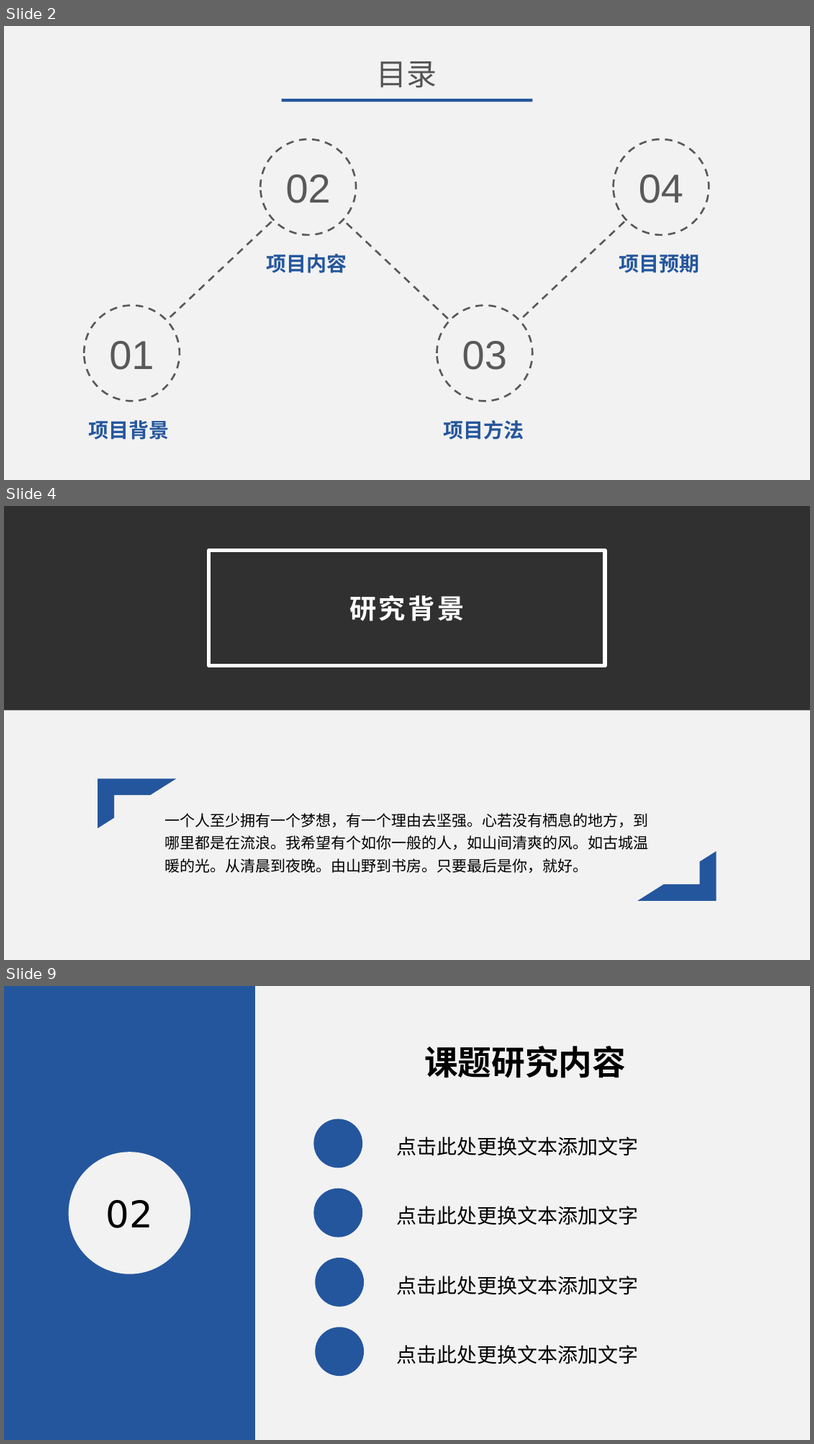
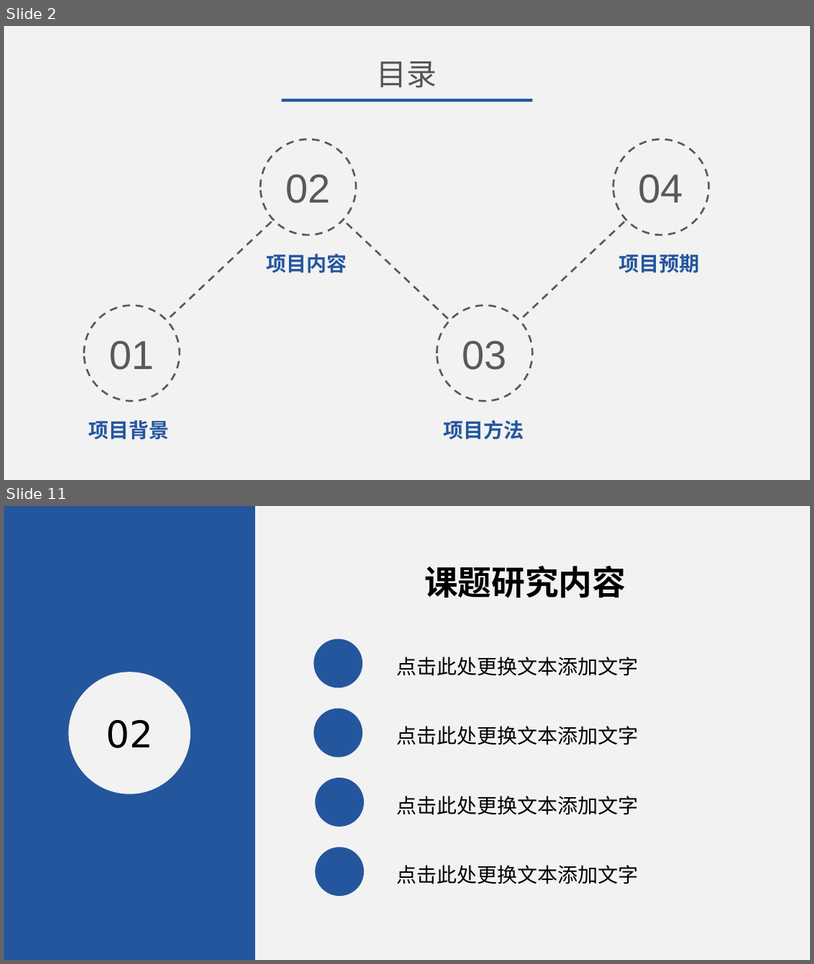
Before and after one commit to 25th-engineer/DaChuangFiles, a slide deck: 大创申报答辩.pptx. Shown one above the other, each under a label of ours: slides 2, 4 and 9 before the commit, slides 2 and 11 after it; the slides between them are not shown. The pictures are 814x1444 and 814x964 pixels, drawn with LibreOffice and Linux fonts; fonts in the diff are those of the drawing; grey boxes stand for pictures. Boxes give left, top, right and bottom in pixels: in the first picture for what was removed or moved away, otherwise in the second. Text is boxed around its words. In the diff, an @@ line names an element or a change of style, - is before the commit and + after.

```diff
--- a/大创申报答辩.pptx
+++ b/大创申报答辩.pptx
@@ slide 4 removed at bbox=[4, 506, 810, 960], background #F2F2F2 @@
@@ picture removed at bbox=[4, 506, 810, 710] @@
@@ rectangle removed at bbox=[4, 506, 810, 710] @@
@@ rectangle removed at bbox=[209, 550, 605, 666] @@
-研究背景
@@ half frame removed at bbox=[98, 778, 176, 828] @@
@@ text removed at bbox=[165, 813, 648, 872] @@
-一个人至少拥有一个梦想，有一个理由去坚强。心若没有栖息的地方，到哪里都是在流浪。我希望有个如你一般的人，如山间清爽的风。如古城温暖的光。从清晨到夜晚。由山野到书房。只要最后是你，就好。
@@ half frame removed at bbox=[638, 851, 717, 901] @@
@@ what was slide 9 is now slide 11 @@
```
Also in this commit, not shown: 2 slides changed, 6 slides added, 4 other slides removed.
